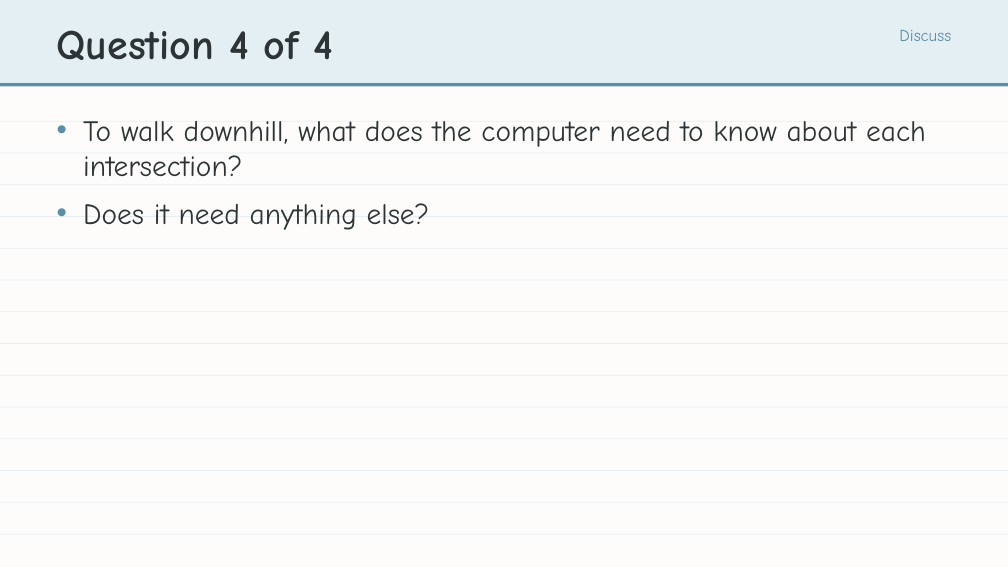
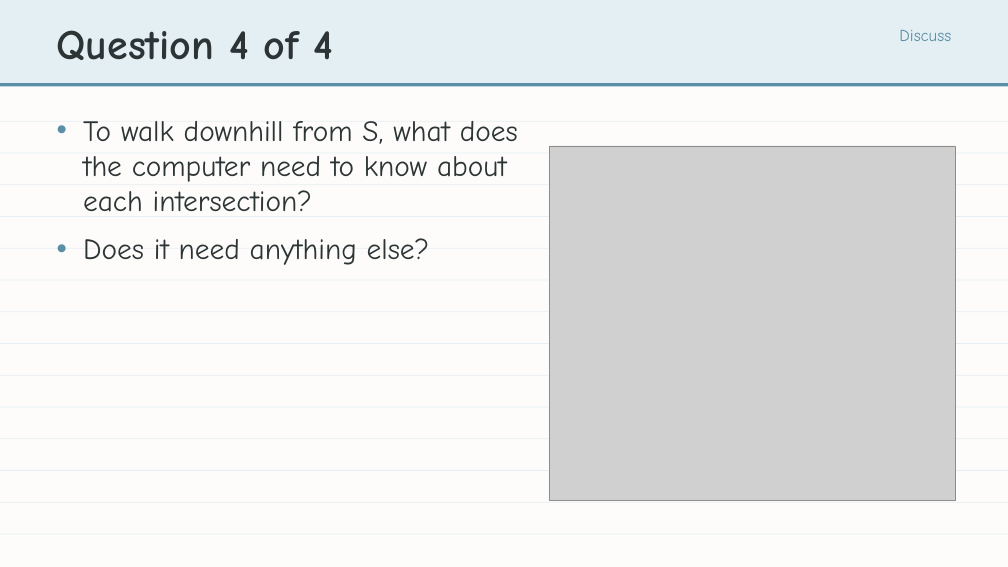
Before and after one commit to bradamiller/LearningPython, a slide deck: slide 22 of static/slides/module-05-pathfinding/module-5-lesson-02-finding-the-path.pptx. Drawn at 1008x567 pixels with LibreOffice and Linux fonts; fonts in the diff are those of the drawing; grey boxes stand for pictures. Boxes give left, top, right and bottom in pixels: in the first picture for what was removed or moved away, otherwise in the second. Text is boxed around its words. In the diff, an @@ line names an element or a change of style, - is before the commit and + after.

```diff
--- a/static/slides/module-05-pathfinding/module-5-lesson-02-finding-the-path.pptx
+++ b/static/slides/module-05-pathfinding/module-5-lesson-02-finding-the-path.pptx
@@ text at bbox=[83, 121, 518, 212]: text changed @@
-• To walk downhill, what does the computer need to know about each intersection?
+• To walk downhill from S, what does the computer need to know about each intersection?
@@ picture added at bbox=[549, 146, 955, 501] @@
```
Also in this commit, not shown: 13 other slides changed, 20 other files.
